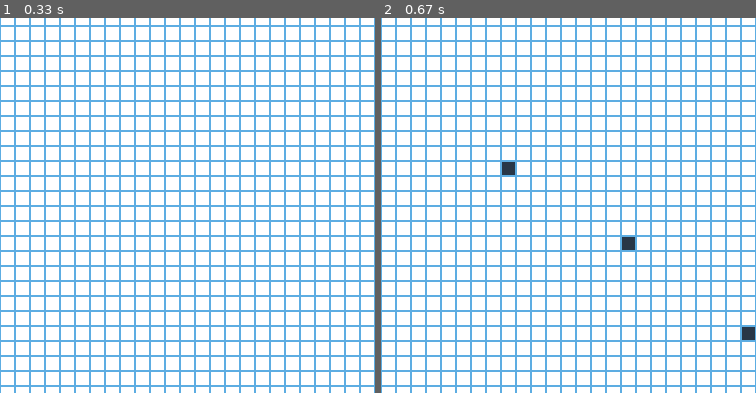
Above: before the commit, frames 1-2 (left to right).
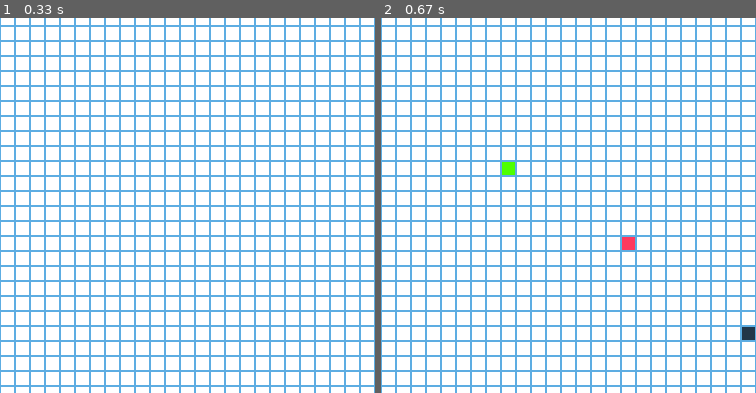
Above: after the commit, the same moments.

Repository: legitbeep/PathFinder-GUI
Game: pygame game, started from mainPygame.py
Two runs of this game, one before a commit and one after it. Both use one fixed random seed, a clock stepped at 60 frames per second and the inputs below.
Inputs (mouse positions are % of the whole screen's width and height, from its top left):
- Up to frame 1 (0.33 s): no input
- Up to frame 2 (0.67 s): press the mouse at (26, 51) at 0.37 s; move the mouse to (43, 61) at 0.47 s; release the mouse at (60, 72) at 0.6 s
The pictures show only the part of the screen within x 10-60%, y 31-81%; the shares and areas given below are measured in that part.

Frame 1 is identical in both runs. In frame 2, 0.2% of the frame differs, in the area x 32-68%, y 38-62%.

Commit message:
add start/end marker

Diff:
--- a/mainPygame.py
+++ b/mainPygame.py
@@ -6,12 +6,16 @@
 scale = 50
 WINSIZE = (Cell.w * scale, Cell.h * scale)
 graph = []
-
+fixpos = 0
+pos = [0, 0]
 
 def cleanGraph():
     for i in range(len(graph)):
         for j in range(len(graph[i])):
-            graph[i][j] = graph[i][j].status
+            if type(graph[i][j].status) == str:
+                graph[i][j] = graph[i][j].status
+            else:
+                graph[i][j] = "#" if graph[i][j].status else "."
 
 def resetAllCell():
     for i in graph:
@@ -47,12 +51,12 @@
     screen = pygame.display.set_mode(WINSIZE)
     pygame.display.set_caption('PathFinder-GUI')
     screen.fill((0, 0, 0))
-
     clock = pygame.time.Clock()
 
 
     sometest(screen)
-
+    fixpos = 0
+    pos = [0 , 0]
     done = 0
     while not done:
         for e in pygame.event.get():
@@ -61,7 +65,22 @@
             xcor, ycor = xcor//Cell.w, ycor//Cell.h
 
             if pygame.mouse.get_pressed()[0]:
-                graph[xcor][ycor].toggleOn()
+                if  fixpos == 0:
+                    fixpos += 1
+                    pos[0] = (xcor, ycor)
+                    print(start, xcor, ycor, fixpos)
+                    graph[xcor][ycor].status = "S"
+                    graph[xcor][ycor].changeColor(start)
+
+                elif fixpos == 1 and (xcor, ycor) not in pos:
+                    pos[1] = (xcor, ycor)
+                    print(end, xcor, ycor)
+                    fixpos += 1
+                    graph[xcor][ycor].status = "E"
+                    graph[xcor][ycor].changeColor(end)
+
+                elif (xcor, ycor) not in pos:
+                    graph[xcor][ycor].toggleOn()
                 drawAll(screen)
 
             elif pygame.mouse.get_pressed()[2]:
@@ -72,6 +91,8 @@
                 for i in graph:
                     for j in i:
                         j.toggleOff()
+                fixpos = 0
+                pos = [0 , 0]
                 drawAll(screen)
 
             elif e.type == pygame.MOUSEBUTTONUP:
--- a/maze.py
+++ b/maze.py
@@ -3,7 +3,9 @@
 from random import randint
 
 off = (255, 255, 255)
-on = 40, 55, 71
+on =  "#223749"
+start = "#4EFF00"
+end = "#FF395D"
 
 cellstatus = lambda x: on if x else off
 
@@ -30,6 +32,10 @@
     def changeStatus(self):
         self.image.fill(cellstatus(self.status))
 
+
+    def changeColor(self, color):
+        self.image.fill(color)
+
     def toggleOn(self):
         if self.reset:
             self.status = True
